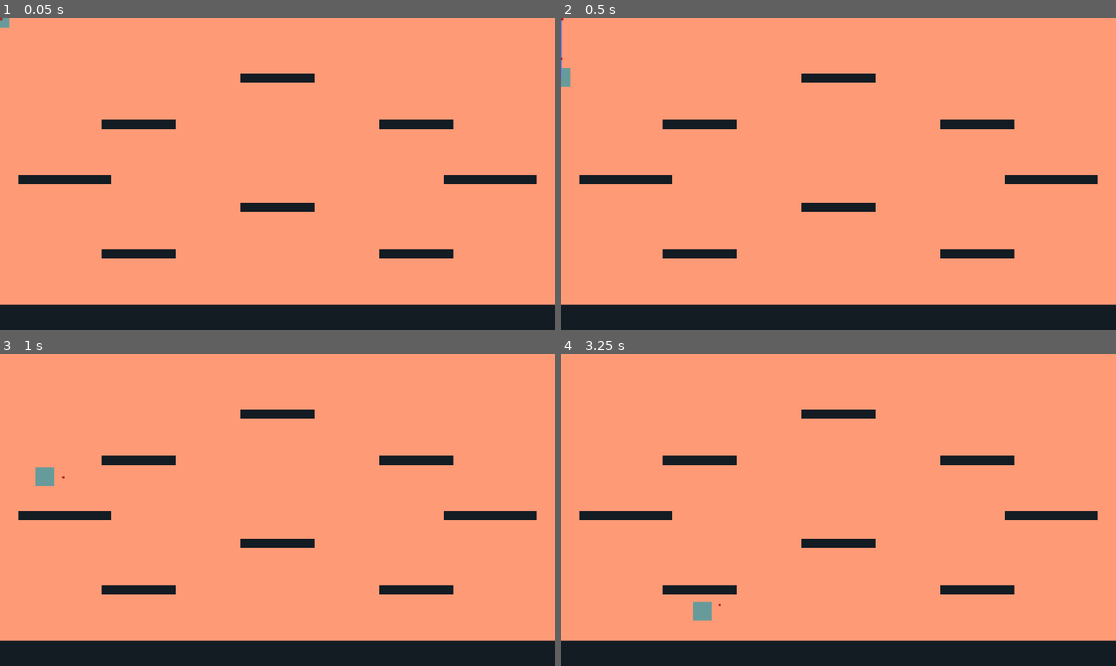
Above: before the commit, frames 1-4 (two rows, left to right).
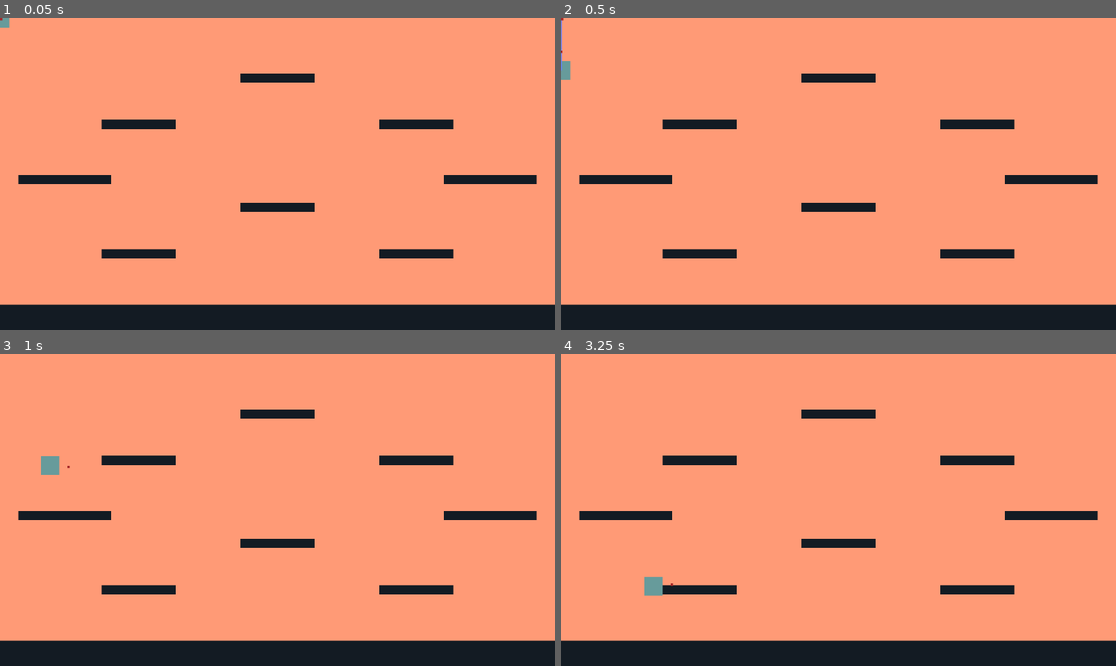
Above: after the commit, the same moments.

Repository: mightyminebuster/Github-GameOff-2020
Game: Godot game, scene res://Rooms/Demo.tscn
The game is run twice, just before and just after one commit, with the same random seed, the same clock (stepped at 60 frames per second) and the same inputs.
Inputs (mouse positions are in pixels of both pictures, inside the frame that each line leads up to):
- Up to frame 1 (0.05 s): no input
- Up to frame 2 (0.5 s): no input
- Up to frame 3 (1 s): move the mouse to (399, 494) at 0.52 s; hold D (move_right) from 0.53 s (still down); click (399, 494) at 0.6 s; tap Space (jump) at 0.77 s
- Up to frame 4 (3.25 s): move the mouse to (727, 525) at 1.27 s; tap Shift (dash) at 1.35 s; tap Space (jump) at 1.52, 3.02 s; click (727, 525) at 1.55 s; move the mouse to (894, 441) at 2.02 s; release D (move_right) at 2.03 s; hold A (move_left) 2.03-2.78 s; click (894, 441) at 2.1 s; move the mouse to (810, 572) at 2.77 s; hold D (move_right) from 2.78 s (still down); click (810, 572) at 2.85 s

Frame 1 is identical in both runs. In frame 2, less than 0.1% of the frame differs, in the area x 0-2%, y 10-23%; in frame 3, 0.3%; in frame 4, 0.4%, in the area x 15-29%, y 71-86%.

Commit message:
began with animation

Diff:
--- a/SourceCode/Objects/Player/GrappleHook.gd
+++ b/SourceCode/Objects/Player/GrappleHook.gd
@@ -2,10 +2,12 @@
 
 var length: int = 700
 var direction: Vector2 = Vector2.ZERO
+
 var tip: Vector2 = Vector2.ZERO
-var a = Vector2(100, 100)
+var tip_target: Vector2 = Vector2.ZERO
+var speed: int = 50
 
-var speed: int = 40
+var pull: int = 50
 
 
 func shoot():
@@ -13,17 +15,21 @@
 	if $RayCast2D.is_colliding():
 		$GrappleTip.visible = true
 		get_parent().find_node("GrappleLine").visible = true
-		tip = $RayCast2D.get_collision_point()
-		return tip
+		tip_target = $RayCast2D.get_collision_point()
+		return $RayCast2D.get_collision_point()
 	return null
 
 func release() -> void:
 	tip = get_parent().global_position
+	tip_target = tip
 	$GrappleTip.visible = false
 	get_parent().find_node("GrappleLine").visible = false
 
 func _physics_process(_delta : float):
 	$RayCast2D.cast_to = (get_global_mouse_position() - get_parent().position).normalized() * Vector2(length, length)
 
+	if tip != tip_target:
+		tip += (tip_target - tip).normalized() * Vector2(speed, speed)
+
 	$GrappleTip.global_position = tip
 	get_parent().find_node("GrappleLine").points[1] = $GrappleTip.position
--- a/SourceCode/Objects/Player/Player.gd
+++ b/SourceCode/Objects/Player/Player.gd
@@ -26,7 +26,7 @@
 const decceleration: int = 100
 
 #Aerial Movement
-const gravity: int = 1700
+const gravity: int = 1500
 const air_friction: int = 51
 const gravity_exemption_states: Array = ["die", "dash"]
 const terminal_velocity: int = 1000
@@ -233,7 +233,7 @@
 	if target == null:
 		set_state("fall")
 	else:
-		grapple_velocity = (target - position).normalized() * $GrappleHook.speed
+		grapple_velocity = (target - position).normalized() * $GrappleHook.pull
 
 		if grapple_velocity.y > 0:
 			# Pulling down isn't as strong
